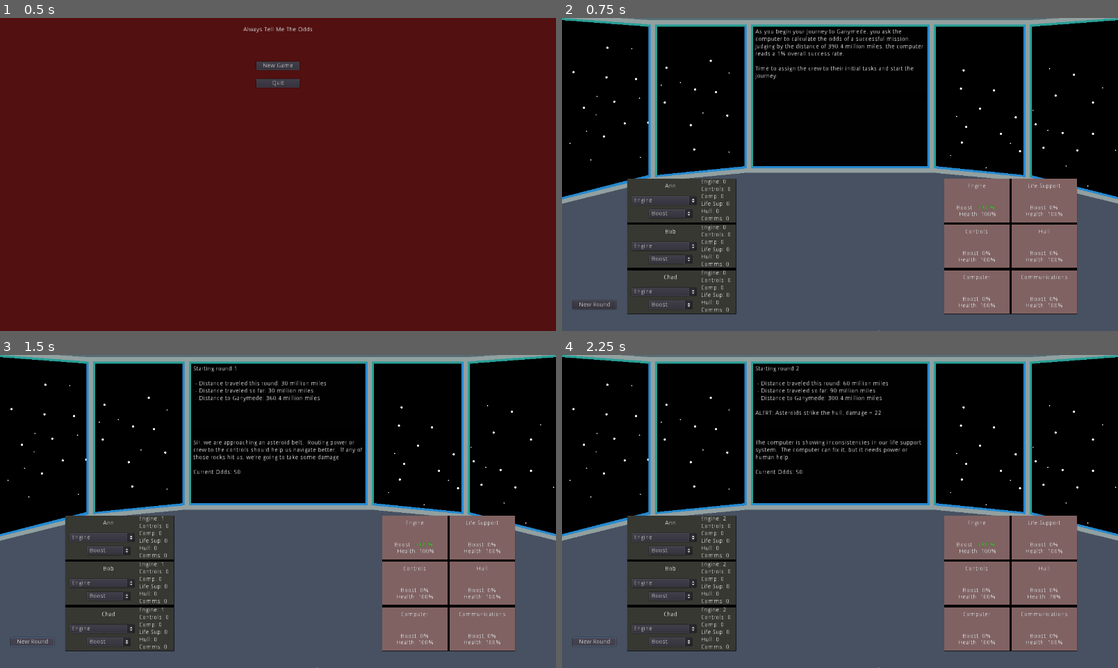
Above: before the commit, frames 1-4 (two rows, left to right).
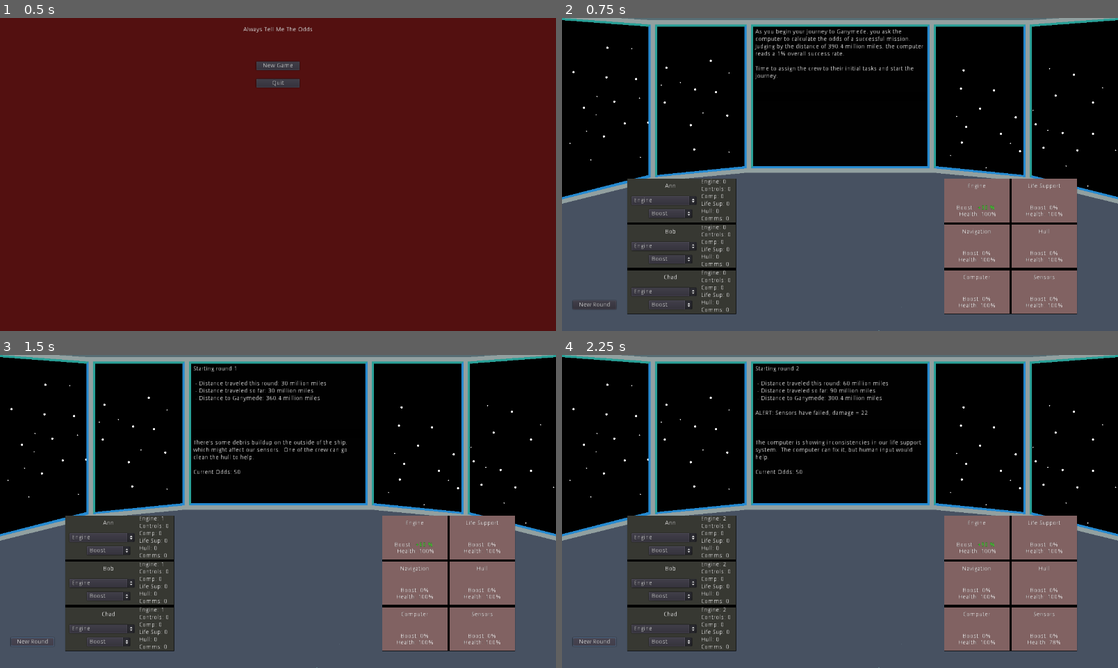
Above: after the commit, the same moments.

Repository: cparlette/alwaystellmetheodds
Game: Godot game, scene res://MainMenu.tscn
The game is run twice, just before and just after one commit, with the same random seed, the same clock (stepped at 60 frames per second) and the same inputs.
Inputs:
- Up to frame 1 (0.5 s): no input
- Up to frame 2 (0.75 s): click "New Game" at 0.5 s
- Up to frame 3 (1.5 s): click "New Round" at 1.25 s
- Up to frame 4 (2.25 s): click "New Round" at 2 s

Frame 1 is identical in both runs. In frame 2, less than 0.1% of the frame differs, in the area x 72-91%, y 67-84%; in frame 3, 0.7%, in the area x 34-91%, y 27-84%; in frame 4, 0.4%.

Commit message:
Renamed controls to navigation, renamed comms to sensors, added more events

Diff:
--- a/Game.tscn
+++ b/Game.tscn
@@ -28,7 +28,7 @@
 
 [node name="Engine" parent="Modules" instance=ExtResource( 2 )]
 
-[node name="Controls" parent="Modules" instance=ExtResource( 2 )]
+[node name="Navigation" parent="Modules" instance=ExtResource( 2 )]
 margin_top = 105.0
 margin_bottom = 205.0
 type = 1
@@ -50,7 +50,7 @@
 margin_bottom = 205.0
 type = 4
 
-[node name="Communications" parent="Modules" instance=ExtResource( 2 )]
+[node name="Sensors" parent="Modules" instance=ExtResource( 2 )]
 margin_left = 155.0
 margin_top = 210.0
 margin_right = 305.0
--- a/Module.gd
+++ b/Module.gd
@@ -13,16 +13,16 @@
 func _ready():
 	if type == globals.MODULE_TYPE.ENGINE:
 		moduleName = "Engine"
-	elif type == globals.MODULE_TYPE.CONTROLS:
-		moduleName = "Controls"
+	elif type == globals.MODULE_TYPE.NAVIGATION:
+		moduleName = "Navigation"
 	elif type == globals.MODULE_TYPE.COMPUTER:
 		moduleName = "Computer"
 	elif type == globals.MODULE_TYPE.LIFE_SUPPORT:
 		moduleName = "Life Support"
 	elif type == globals.MODULE_TYPE.HULL:
 		moduleName = "Hull"
-	elif type == globals.MODULE_TYPE.COMMUNICATIONS:
-		moduleName = "Communications"
+	elif type == globals.MODULE_TYPE.SENSORS:
+		moduleName = "Sensors"
 	$NameLabel.text = moduleName
 	updateModuleUI()
 
--- a/globals.gd
+++ b/globals.gd
@@ -6,11 +6,11 @@
 
 enum MODULE_TYPE {
 	ENGINE,
-	CONTROLS,
+	NAVIGATION,
 	COMPUTER,
 	LIFE_SUPPORT,
 	HULL,
-	COMMUNICATIONS
+	SENSORS
 }
 
 enum CREW_NAMES {
@@ -47,15 +47,39 @@
 
 var randomEvents = {
 	0: {
-		"text": "Sir, we are approaching an asteroid belt.  Routing power or crew to the controls should help us navigate better.  If any of those rocks hit us, we're going to take some damage",
-		"helpingModule": MODULE_TYPE.CONTROLS,
+		"text": "Sir, we are approaching an asteroid belt.  Putting a crew member on navigation should help us avoid collisions.  If any of those rocks hit us, we're going to take some damage",
+		"helpingModule": MODULE_TYPE.NAVIGATION,
 		"startingOdds": 50,
 		"failure": {"moduleId": MODULE_TYPE.HULL, "failText": "ALERT: Asteroids strike the hull, damage = "}
 	},
 	1: {
-		"text": "The computer is showing inconsistencies in our life support system.  The computer can fix it, but it needs power or human help.",
+		"text": "The computer is showing inconsistencies in our life support system.  The computer can fix it, but human input would help.",
 		"helpingModule": MODULE_TYPE.COMPUTER,
 		"startingOdds": 50,
 		"failure": {"moduleId": MODULE_TYPE.LIFE_SUPPORT, "failText": "ALERT: Life Support system failure, damage = "}
 	},
+	2: {
+		"text": "There's some debris buildup on the outside of the ship, which might affect our sensors.  One of the crew can go clean the hull to help.",
+		"helpingModule": MODULE_TYPE.HULL,
+		"startingOdds": 50,
+		"failure": {"moduleId": MODULE_TYPE.SENSORS, "failText": "ALERT: Sensors have failed, damage = "}
+	},
+	3: {
+		"text": "We're seeing some potential anomalies in the nav system.  More engine power can help recalibrate the bearings.",
+		"helpingModule": MODULE_TYPE.ENGINE,
+		"startingOdds": 50,
+		"failure": {"moduleId": MODULE_TYPE.NAVIGATION, "failText": "ALERT: Damage to the navigation module, damage = "}
+	},
+	4: {
+		"text": "The engine is overheating and leaking CO2.  Additional life support can help counteract the potential damage to the engine.",
+		"helpingModule": MODULE_TYPE.LIFE_SUPPORT,
+		"startingOdds": 50,
+		"failure": {"moduleId": MODULE_TYPE.ENGINE, "failText": "ALERT: Engine power decreased, damage = "}
+	},
+	5: {
+		"text": "Our computers are reporting a potential malfunction.  A crewmember can help find the root cause using the sensors.",
+		"helpingModule": MODULE_TYPE.SENSORS,
+		"startingOdds": 50,
+		"failure": {"moduleId": MODULE_TYPE.COMPUTER, "failText": "ALERT: Computer system failure, damage = "}
+	},
 }
